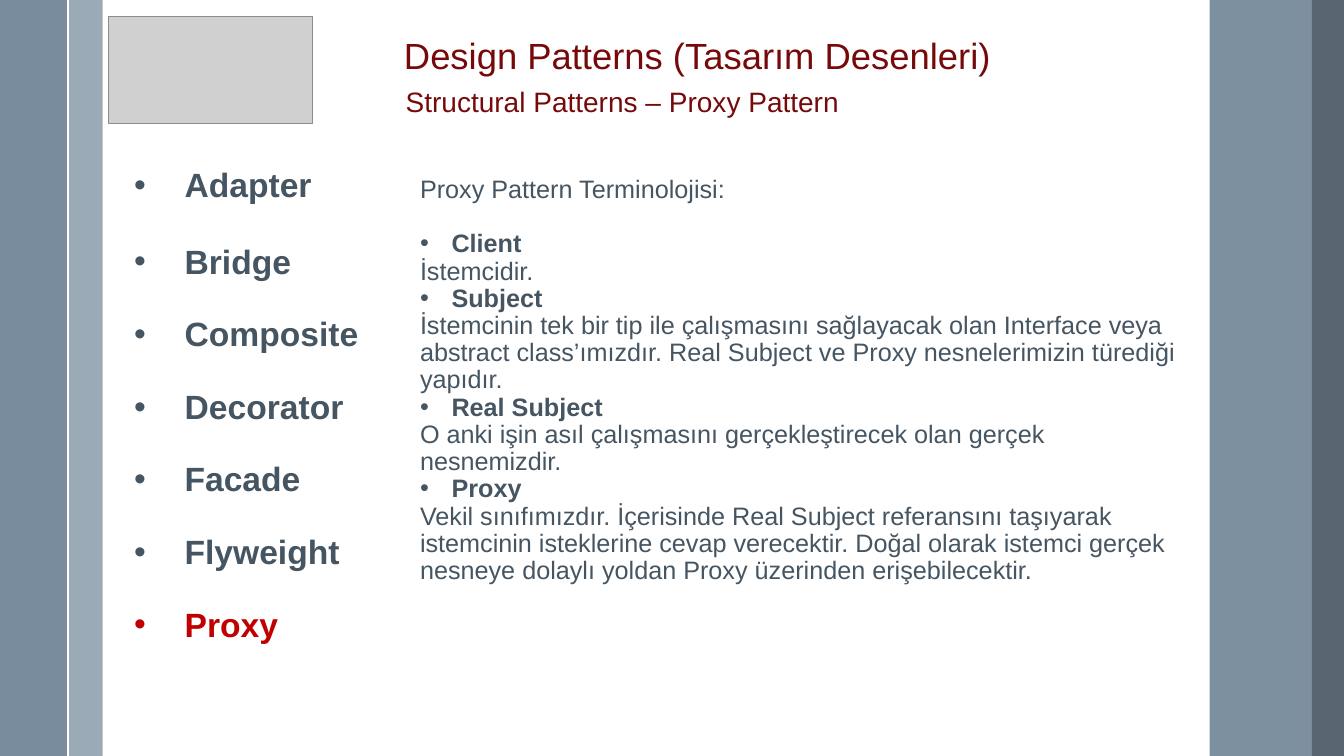
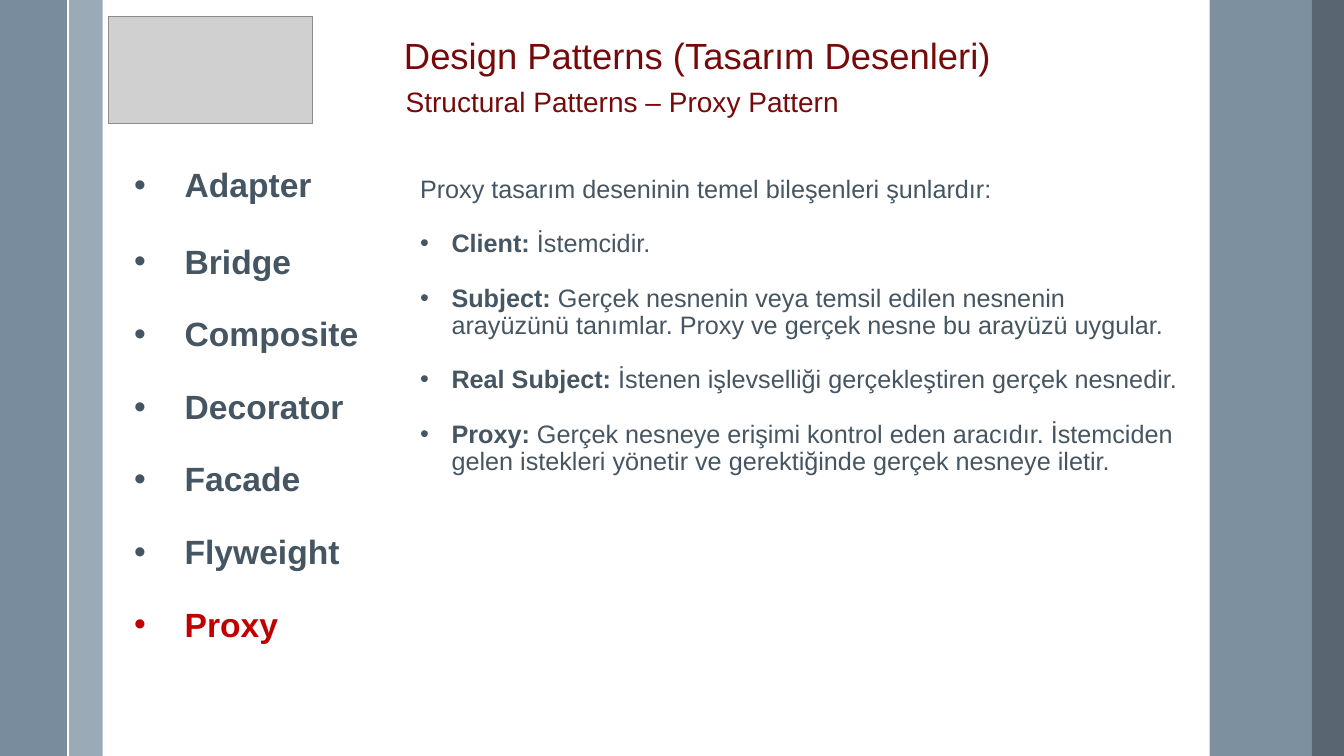
Before and after one commit to mremregok/DesignPattern, a slide deck: slide 93 of Design Pattern.pptx (slide 86 before the commit). Drawn at 1344x756 pixels with LibreOffice and Linux fonts; fonts in the diff are those of the drawing; grey boxes stand for pictures. Boxes give left, top, right and bottom in pixels: in the first picture for what was removed or moved away, otherwise in the second. Text is boxed around its words. In the diff, an @@ line names an element or a change of style, - is before the commit and + after.

Commit message:
Proxy, Facade ve Flyweight patternler düzenlendi.

```diff
--- a/Design Pattern.pptx
+++ b/Design Pattern.pptx
@@ text at bbox=[420, 179, 1177, 476]: text changed @@
-Proxy Pattern Terminolojisi:
-• Client
-İstemcidir.
-• Subject
-İstemcinin tek bir tip ile çalışmasını sağlayacak olan Interface veya abstract class’ımızdır. Real Subject ve Proxy nesnelerimizin türediği yapıdır.
-• Real Subject
-O anki işin asıl çalışmasını gerçekleştirecek olan gerçek nesnemizdir.
-• Proxy
-Vekil sınıfımızdır. İçerisinde Real Subject referansını taşıyarak istemcinin isteklerine cevap verecektir. Doğal olarak istemci gerçek nesneye dolaylı yoldan Proxy üzerinden erişebilecektir.
+Proxy tasarım deseninin temel bileşenleri şunlardır:
+• Client: İstemcidir.
+• Subject: Gerçek nesnenin veya temsil edilen nesnenin arayüzünü tanımlar. Proxy ve gerçek nesne bu arayüzü uygular.
+• Real Subject: İstenen işlevselliği gerçekleştiren gerçek nesnedir.
+• Proxy: Gerçek nesneye erişimi kontrol eden aracıdır. İstemciden gelen istekleri yönetir ve gerektiğinde gerçek nesneye iletir.
```
Also in this commit, not shown: 4 other slides changed, 11 slides added, 59 other files.
